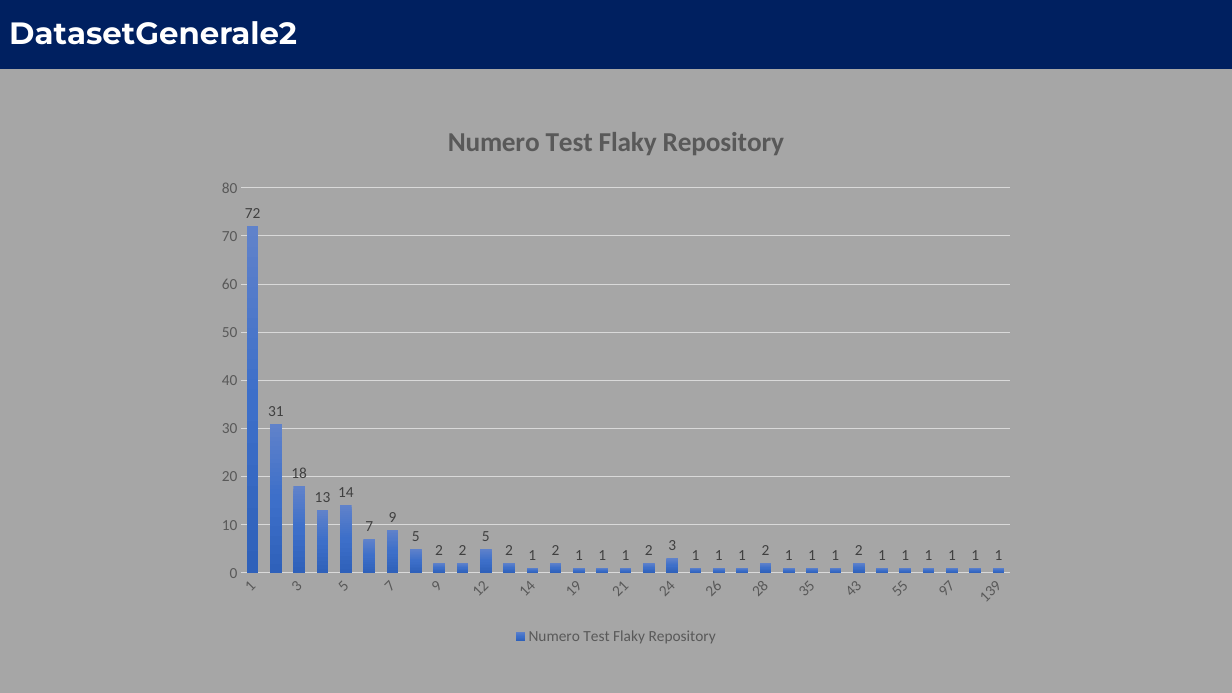
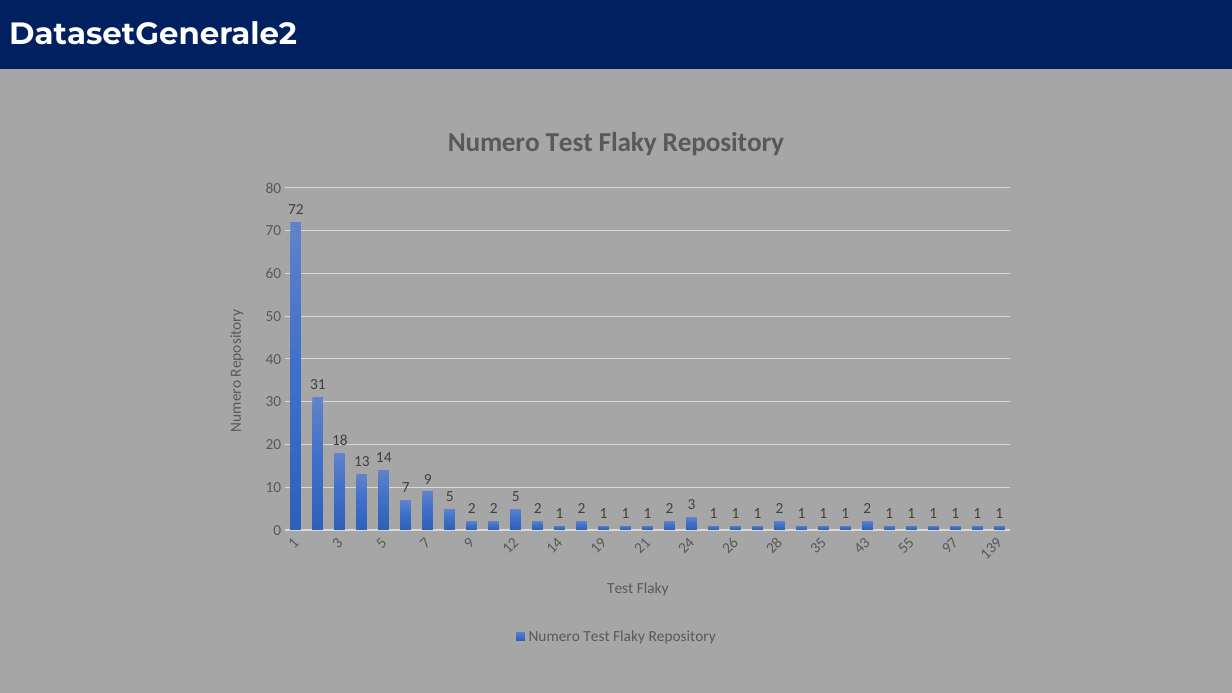
Before and after one commit to angeloafeltra/FlakyTest_Detection, a slide deck: slide 8 of Flakiness Detection.pptx. Drawn at 1232x693 pixels with LibreOffice and Linux fonts; fonts in the diff are those of the drawing. Boxes give left, top, right and bottom in pixels: in the first picture for what was removed or moved away, otherwise in the second. Text is boxed around its words. In the diff, an @@ line names an element or a change of style, - is before the commit and + after.

Commit message:
Update ppt

```diff
--- a/Flakiness Detection.pptx
+++ b/Flakiness Detection.pptx
@@ column chart at (x1=205, y1=102, x2=1027, y2=650) @@
@@ category axis title "" to "Test Flaky " @@
@@ value axis title "" to "Numero Repository " @@
```
